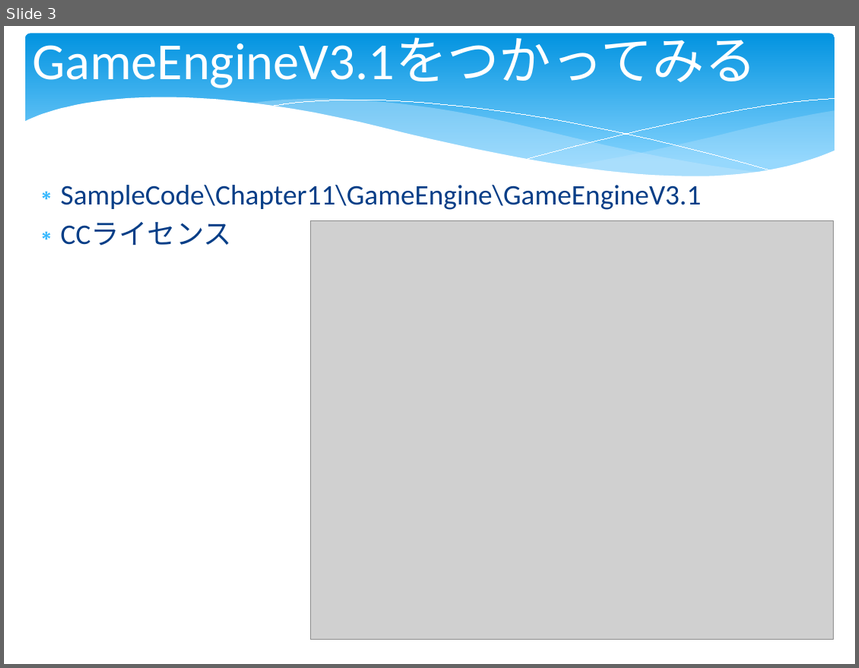
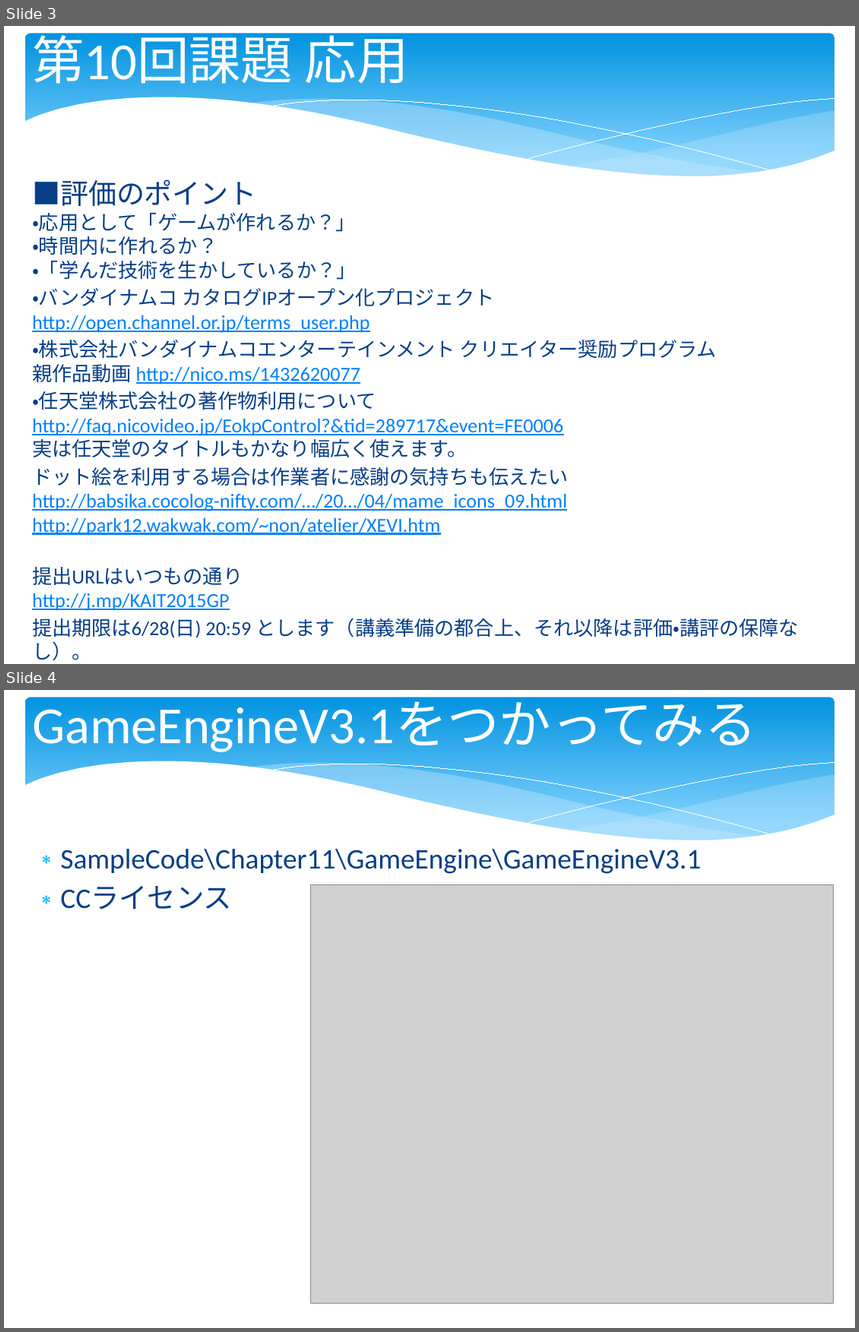
Before and after one commit to kaitas/ShiraiLabOpen, a slide deck: GamePro/GameEngine/GamePro20150628.pptx. Shown one above the other, each under a label of ours: slide 3 before the commit, slides 3 and 4 after it. The pictures are 859x668 and 859x1332 pixels, drawn with LibreOffice and Linux fonts; fonts in the diff are those of the drawing; grey boxes stand for pictures; background and template pictures are left out. Boxes give left, top, right and bottom in pixels: in the first picture for what was removed or moved away, otherwise in the second. Text is boxed around its words. In the diff, an @@ line names an element or a change of style, - is before the commit and + after.

Commit message:
スプライト表示まで

```diff
--- a/GamePro/GameEngine/GamePro20150628.pptx
+++ b/GamePro/GameEngine/GamePro20150628.pptx
@@ slide 3 added at (4,26,855,664), background #FFFFFF; not listed: 6 template elements that a slide beside it also shows @@
@@ title added at (32,26,409,84), 44 pt, text #FFFFFF @@
+第10回課題 応用
@@ text added at (32,180,799,639), 16.8 pt, text #073E87 @@
+■評価のポイント
+・応用として「ゲームが作れるか？」
+・時間内に作れるか？
+・「学んだ技術を生かしているか？」
+・バンダイナムコ カタログIPオープン化プロジェクト
+http://open.channel.or.jp/terms_user.php
+・株式会社バンダイナムコエンターテインメント クリエイター奨励プログラム
+親作品動画 http://nico.ms/1432620077
+・任天堂株式会社の著作物利用について
+http://faq.nicovideo.jp/EokpControl?&tid=289717&event=FE0006
+実は任天堂のタイトルもかなり幅広く使えます。
+ドット絵を利用する場合は作業者に感謝の気持ちも伝えたい
+http://babsika.cocolog-nifty.com/…/20…/04/mame_icons_09.html
+http://park12.wakwak.com/~non/atelier/XEVI.htm
+提出URLはいつもの通り
+http://j.mp/KAIT2015GP
+提出期限は6/28(日) 20:59 とします（講義準備の都合上、それ以降は評価・講評の保障なし）。
+なお、第11回は6/29(月),第12回は7/6(月)、第13回は7/9(木)の補講になる見込みです。
@@ what was slide 3 is now slide 4 @@
```
Also in this commit, not shown: 4 slides changed, 8 other slides added, 1 slide removed, 29 other files.
